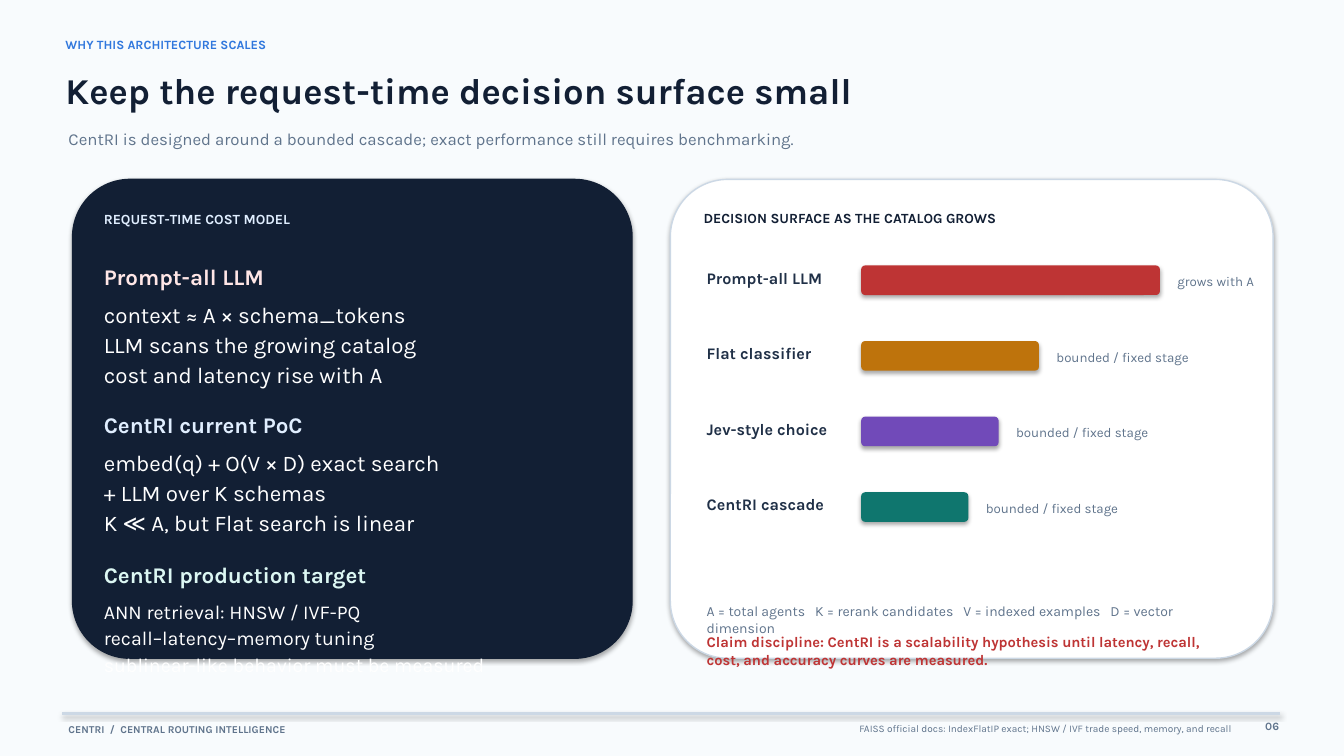
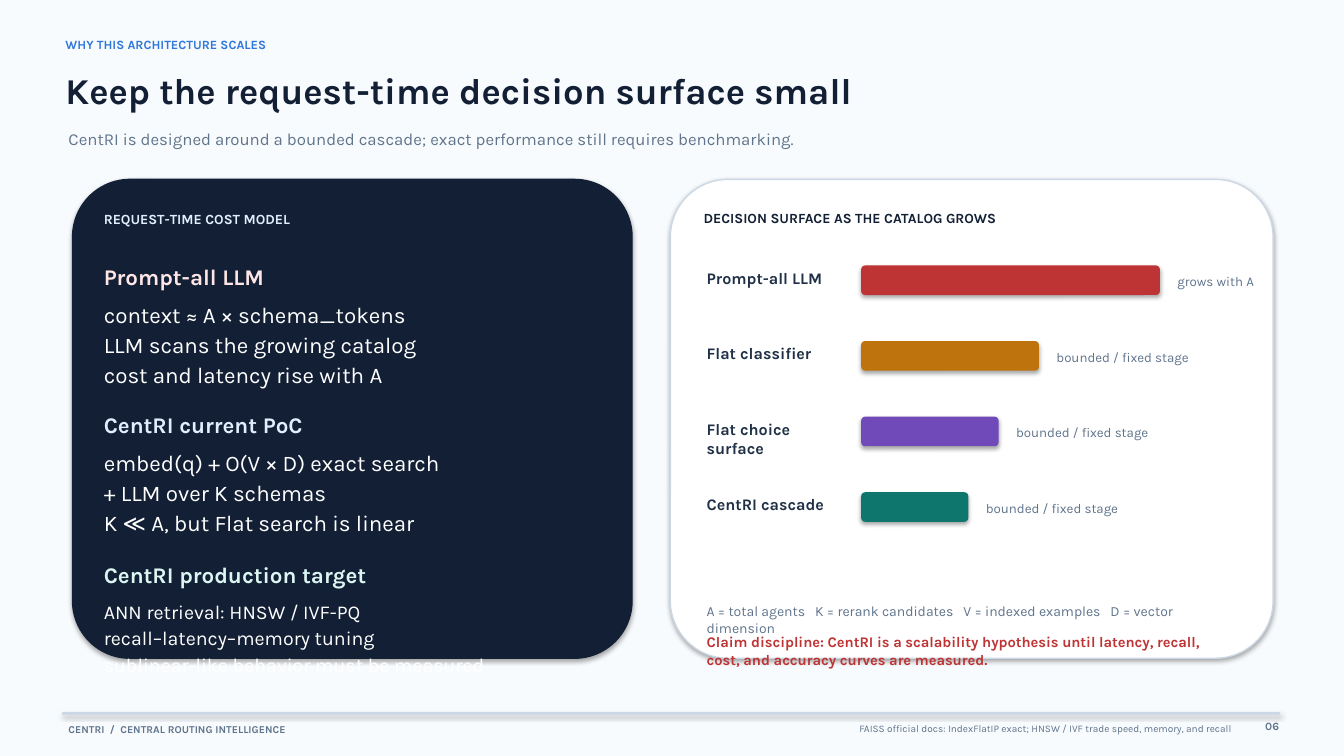
Before and after one commit to BanukaKA/CentRI, a slide deck: slide 6 of CentRI_5_minute_presentation.pptx. Drawn at 1344x756 pixels with LibreOffice and Linux fonts; fonts in the diff are those of the drawing. Boxes give left, top, right and bottom in pixels: in the first picture for what was removed or moved away, otherwise in the second. Text is boxed around its words. In the diff, an @@ line names an element or a change of style, - is before the commit and + after.

```diff
--- a/CentRI_5_minute_presentation.pptx
+++ b/CentRI_5_minute_presentation.pptx
@@ text at (707, 423, 790, 454): text changed @@
-Jev-style choice
+Flat choice surface
```
Also in this commit, not shown: 2 other slides changed, 11 other files.
